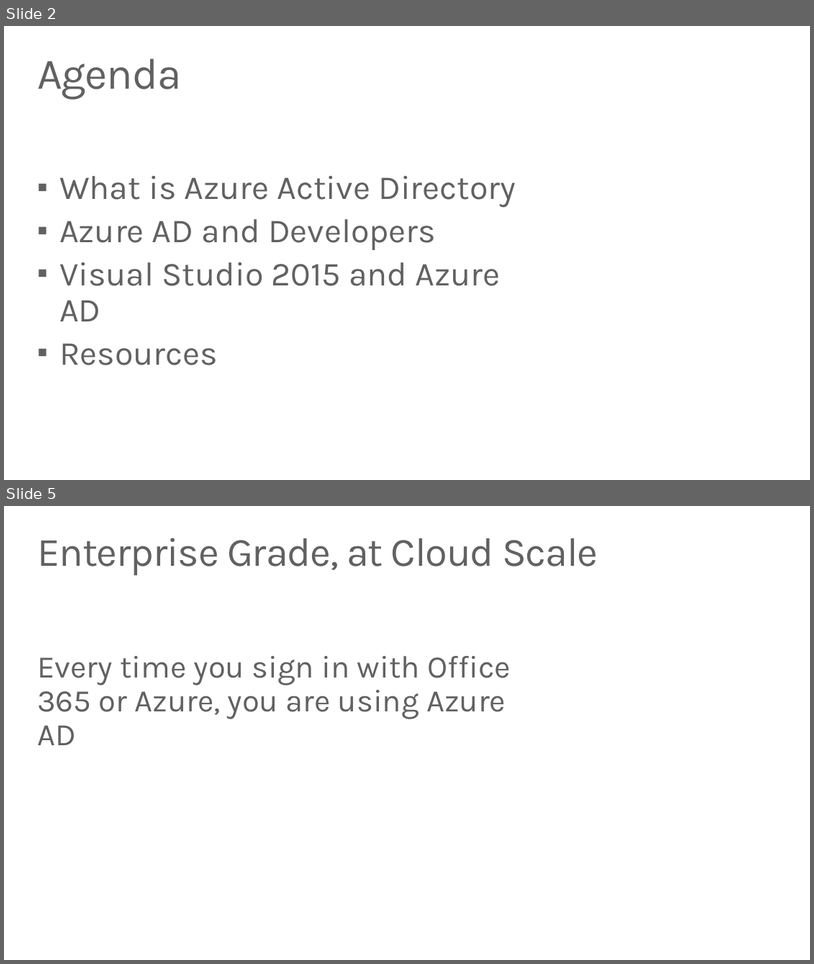
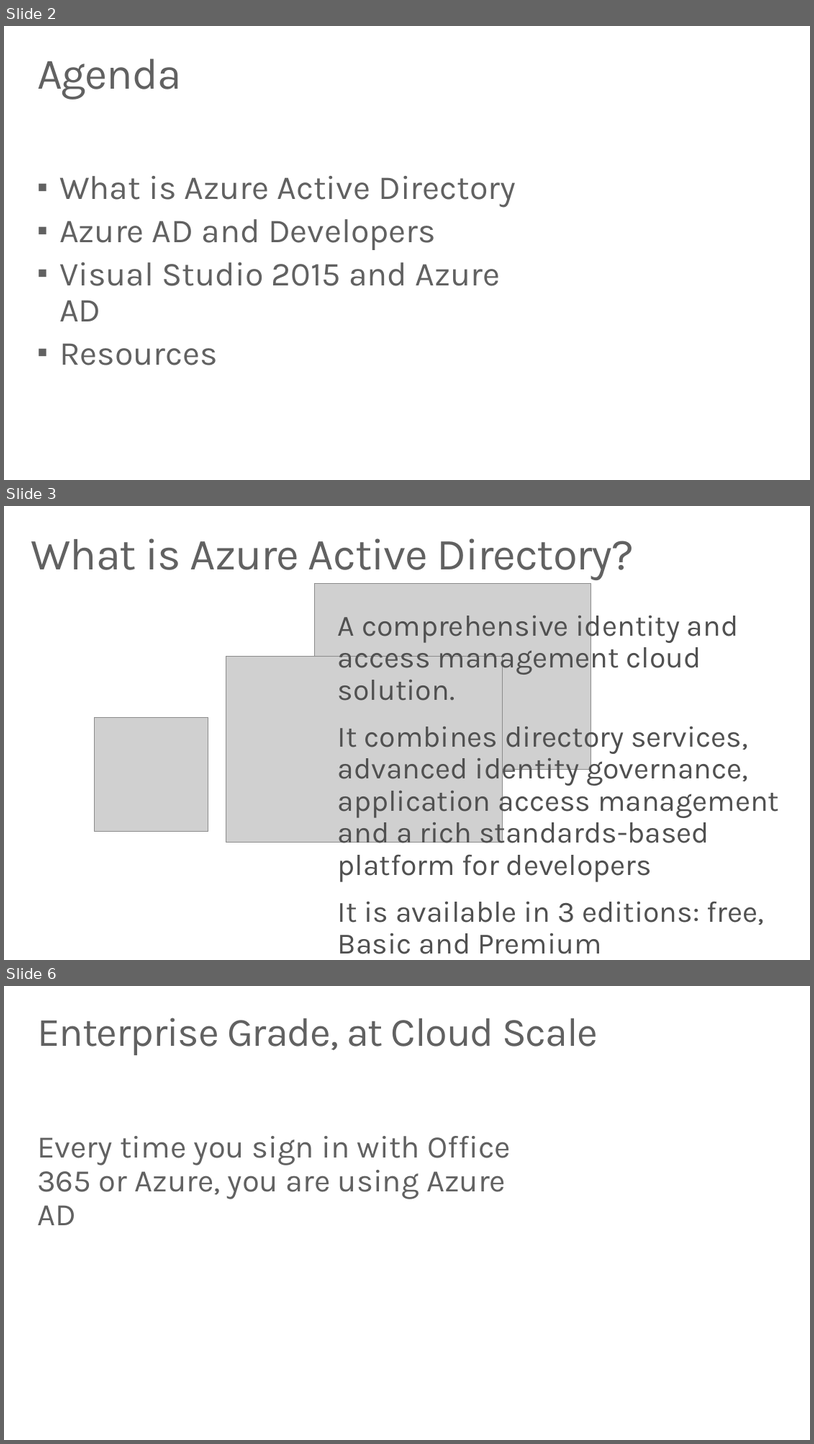
Before and after one commit to kdebnath/manipalglobal-azure, a slide deck: Decks/Azure AD.pptx. Shown one above the other, each under a label of ours: slides 2 and 5 before the commit, slides 2, 3 and 6 after it; the slides between them are not shown. The pictures are 814x964 and 814x1444 pixels, drawn with LibreOffice and Linux fonts; fonts in the diff are those of the drawing; grey boxes stand for pictures. Boxes give left, top, right and bottom in pixels: in the first picture for what was removed or moved away, otherwise in the second. Text is boxed around its words. In the diff, an @@ line names an element or a change of style, - is before the commit and + after.

Commit message:
Update: Revised slides

```diff
--- a/Decks/Azure AD.pptx
+++ b/Decks/Azure AD.pptx
@@ slide 3 added at [4, 506, 810, 960], background #FFFFFF @@
@@ title added at [31, 538, 635, 580], 39.7 pt, text #616161 @@
+What is Azure Active Directory?
@@ picture added at [315, 584, 591, 769] @@
@@ text added at [338, 609, 779, 925], 26.5 pt, text #505050 @@
+A comprehensive identity and access management cloud solution.
+It combines directory services, advanced identity governance, application access management and a rich standards-based platform for developers
+It is available in 3 editions: free, Basic and Premium
@@ picture added at [226, 656, 502, 842] @@
@@ picture added at [94, 717, 208, 831] @@
@@ what was slide 5 is now slide 6 @@
```
Also in this commit, not shown: 2 other slides added, 2 slides removed.
